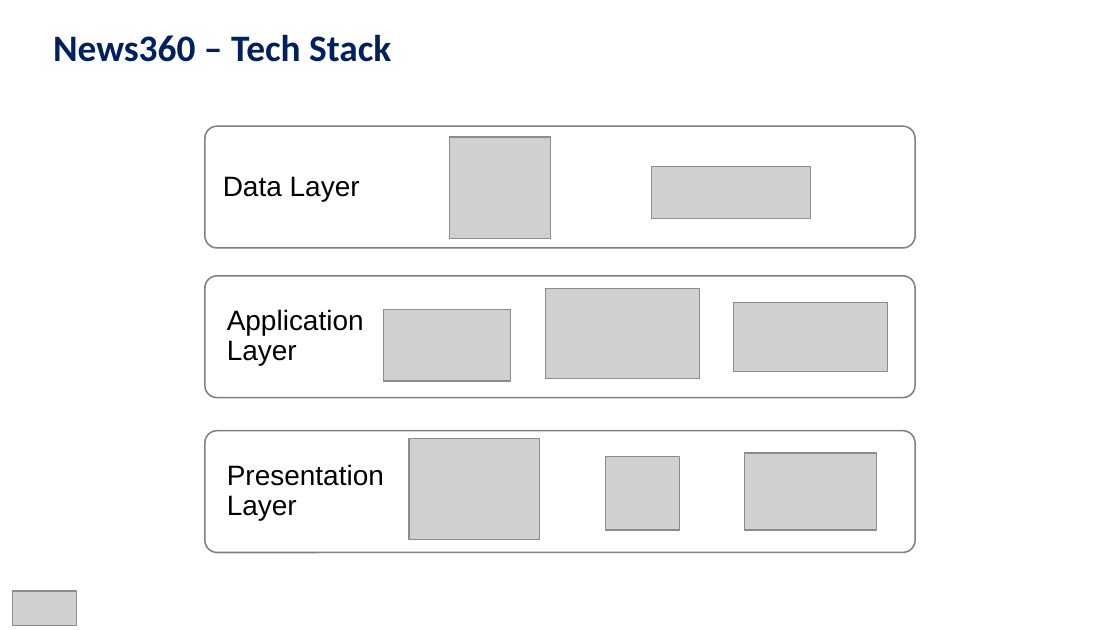
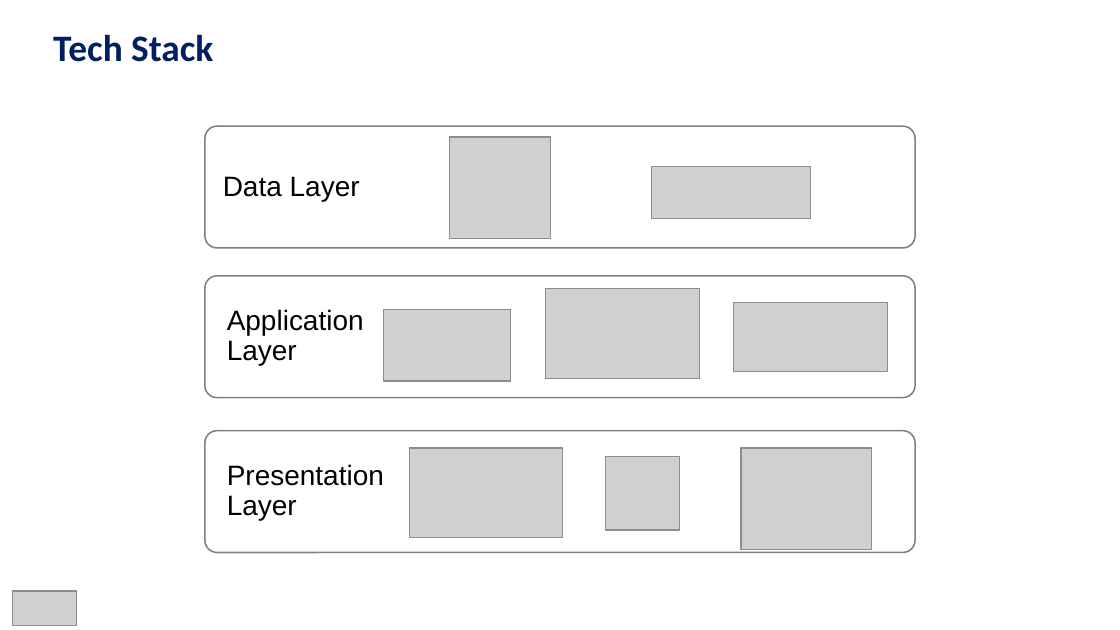
Before and after one commit to HenryQuillin/g380, a slide deck: slide 7 of NewsNudge.pptx. Drawn at 1120x630 pixels with LibreOffice and Linux fonts; fonts in the diff are those of the drawing; grey boxes stand for pictures. Boxes give left, top, right and bottom in pixels: in the first picture for what was removed or moved away, otherwise in the second. Text is boxed around its words. In the diff, an @@ line names an element or a change of style, - is before the commit and + after.

```diff
--- a/NewsNudge.pptx
+++ b/NewsNudge.pptx
@@ text at (53, 34, 213, 62): text changed @@
-News360 – Tech Stack
+Tech Stack
@@ picture: place and size @@
-picture at (745, 454, 877, 531)
+picture at (410, 448, 563, 538)
@@ picture: place and size @@
-picture at (409, 439, 540, 540)
+picture at (741, 448, 872, 549)
```
Also in this commit, not shown: 5 other slides changed, 5 slides added, 7 slides removed.
